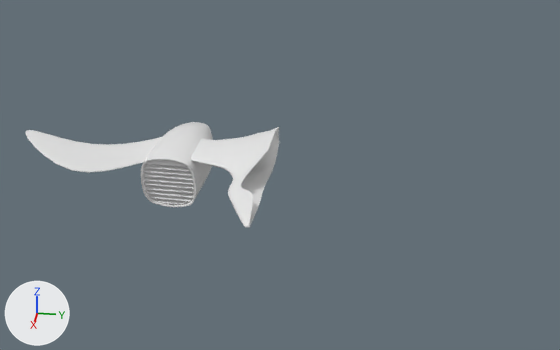
Two versions of the Blender file Assets/ship2.blend, one commit apart.
The view is the same before and after, from a 50 mm lens placed at (26.2, 4.4, 14.8), pointed at (-3.6, 0.4, -0.9). Arrows for +X, +Y and +Z are at lower left; the lights stay in place.

Names of what the first picture shows: 'Fins', 'Plane.010', 'TurbineBody'.
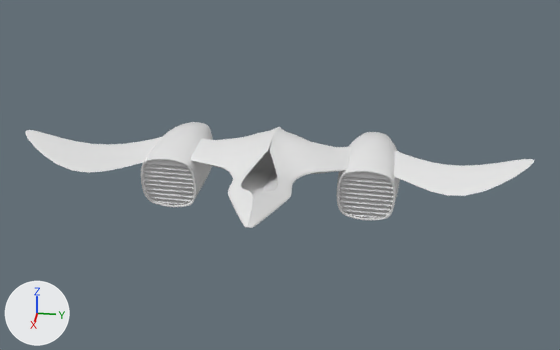
Location of each change, (x1, y1, x2, y2) in pixels of the pictures (560 x 350 px):
'Plane.011', added
    after: (248, 127, 534, 228)
'TurbineBody.001', added
    after: (337, 132, 400, 220)
'Fins.001', added
    after: (339, 172, 393, 218)

Diff of the bpy script that builds the scene:
```diff
--- a/Assets/ship2.blend.py
+++ b/Assets/ship2.blend.py
@@ me_plane_011 @@
+me_plane_011.from_pydata(...)  # 74 vertices, 66 faces; spans x -2.41..6.23, y -10.26..1.1, z -1.32..0.55
@@ ob_plane_011 @@
+ob_plane_011 = bpy.data.objects.new('Plane.011', me_plane_011)
+ob_plane_011.location = (-4.32, 1.06, 0.0)
+ob_plane_011.scale = (1.0, -1.0, 1.0)
+_m = ob_plane_011.modifiers.new('Subdivision', 'SUBSURF')
+_m.levels = 0
@@ ob_fins_001 @@
+ob_fins_001 = bpy.data.objects.new('Fins.001', me_cube_008.copy())  # the mesh of ob_fins
+ob_fins_001.location = (-5.48, 4.33, -1.3)
+ob_fins_001.rotation_euler = (0.00378, 0.0457, -0.0515)  # degrees (0.2, 2.6, -3)
+ob_fins_001.scale = (2.31, -1.04, 1.03)
@@ ob_turbinebody_001 @@
+ob_turbinebody_001 = bpy.data.objects.new('TurbineBody.001', me_cube_011.copy())  # the mesh of ob_turbinebody
+ob_turbinebody_001.location = (-5.48, 4.32, -1.3)
+ob_turbinebody_001.rotation_euler = (0.00378, 0.0457, -0.0515)  # degrees (0.2, 2.6, -3)
+ob_turbinebody_001.scale = (2.35, -1.06, 1.05)
+_m = ob_turbinebody_001.modifiers.new('Subdivision', 'SUBSURF')
+_m.levels = 3
```
